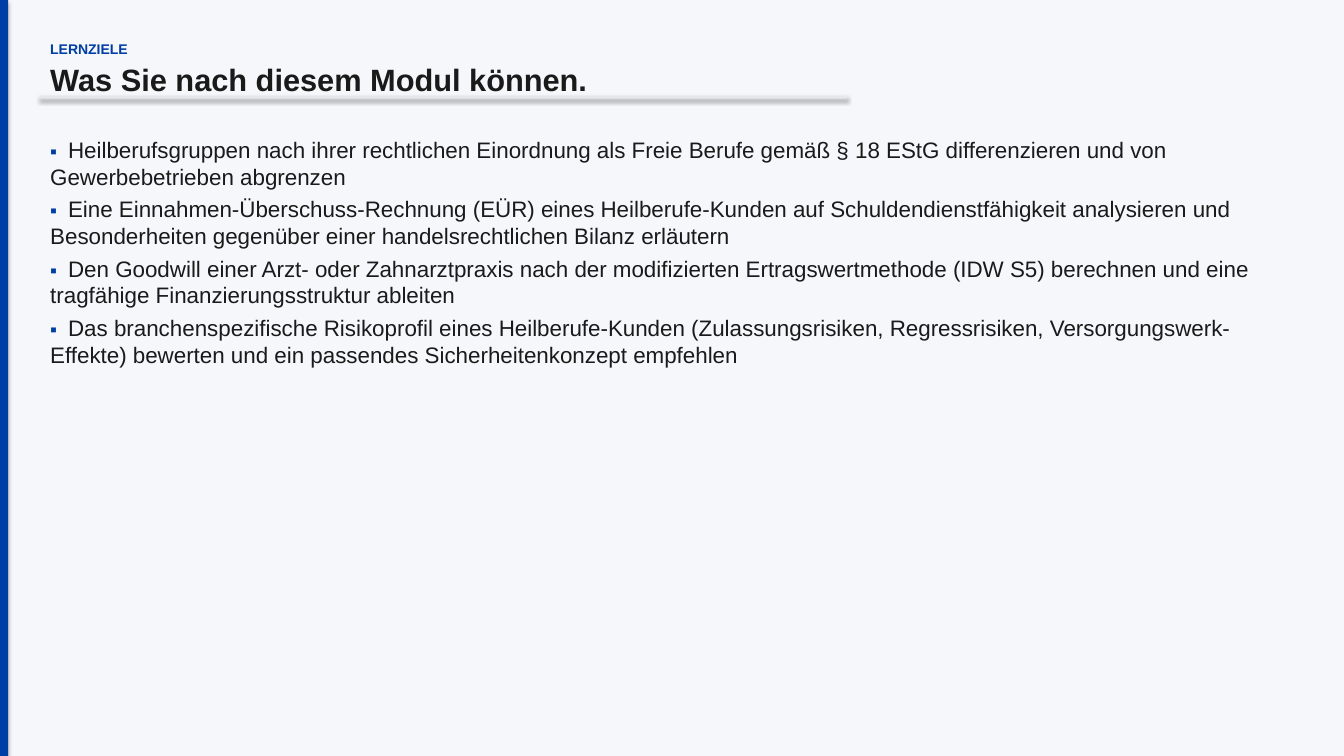
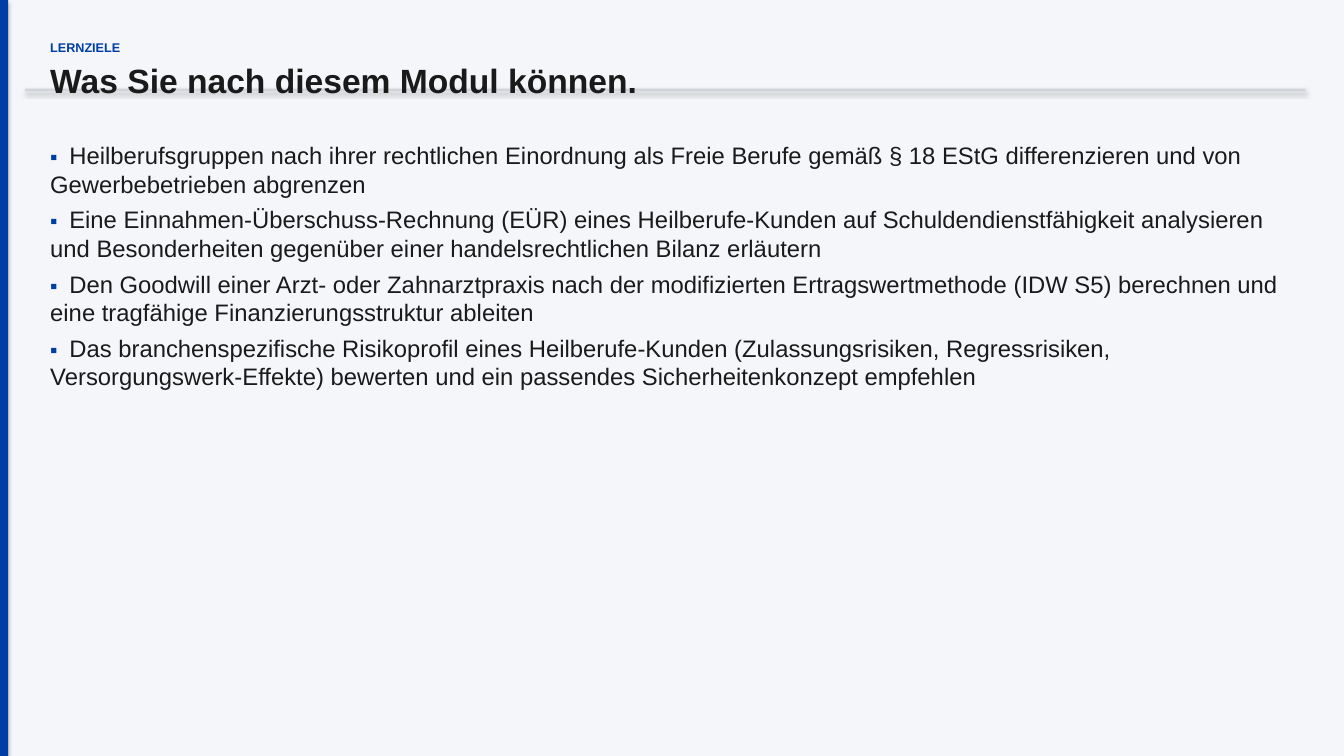
Before and after one commit to ck5rqc47pr-byte/firmenkundenakademie-online, a slide deck: slide 2 of public/downloads/praesentation/M07.pptx. Drawn at 1344x756 pixels with LibreOffice and Linux fonts; fonts in the diff are those of the drawing. Boxes give left, top, right and bottom in pixels: in the first picture for what was removed or moved away, otherwise in the second. Text is boxed around its words. In the diff, an @@ line names an element or a change of style, - is before the commit and + after.

```diff
--- a/public/downloads/praesentation/M07.pptx
+++ b/public/downloads/praesentation/M07.pptx
@@ background #F5F7FA to #F4F6FA @@
@@ text "Was Sie nach diesem Modul ..." at [50,68,637,94]: size 22 to 24 pt @@
@@ text "LERNZIELE" at [50,43,120,52]: size 10 to 9 pt @@
@@ rectangle: place and size @@
-rectangle at [40,96,847,99]
+rectangle at [25,89,1306,92]
@@ rectangle at [25,89,1306,92]: fill #E5E7EB to #D1D5DB @@
@@ text "▪ Heilberufsgruppen nach ihrer rechtlichen ..." at [50,146,1277,390]: size 14 to 15 pt in "▪", "▪", "▪", "▪"; size 16 to 17 pt; more space between paragraphs @@
```
Also in this commit, not shown: 7 other slides changed, 18 slides added, 11 slides removed, 23 other files.
